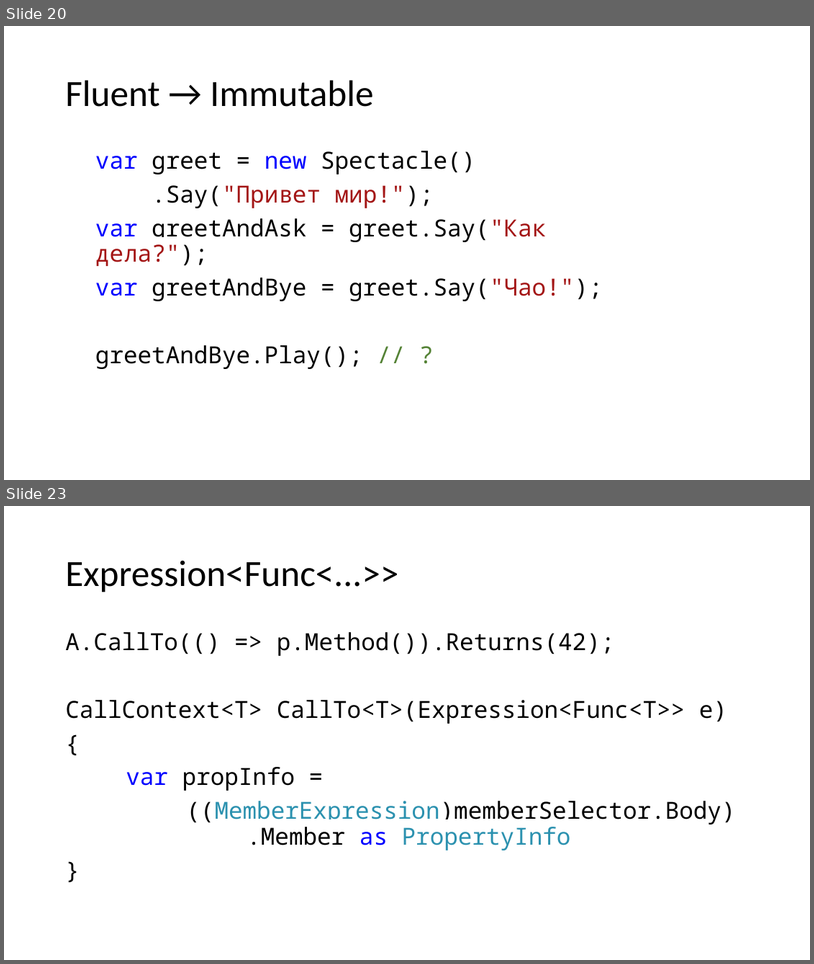
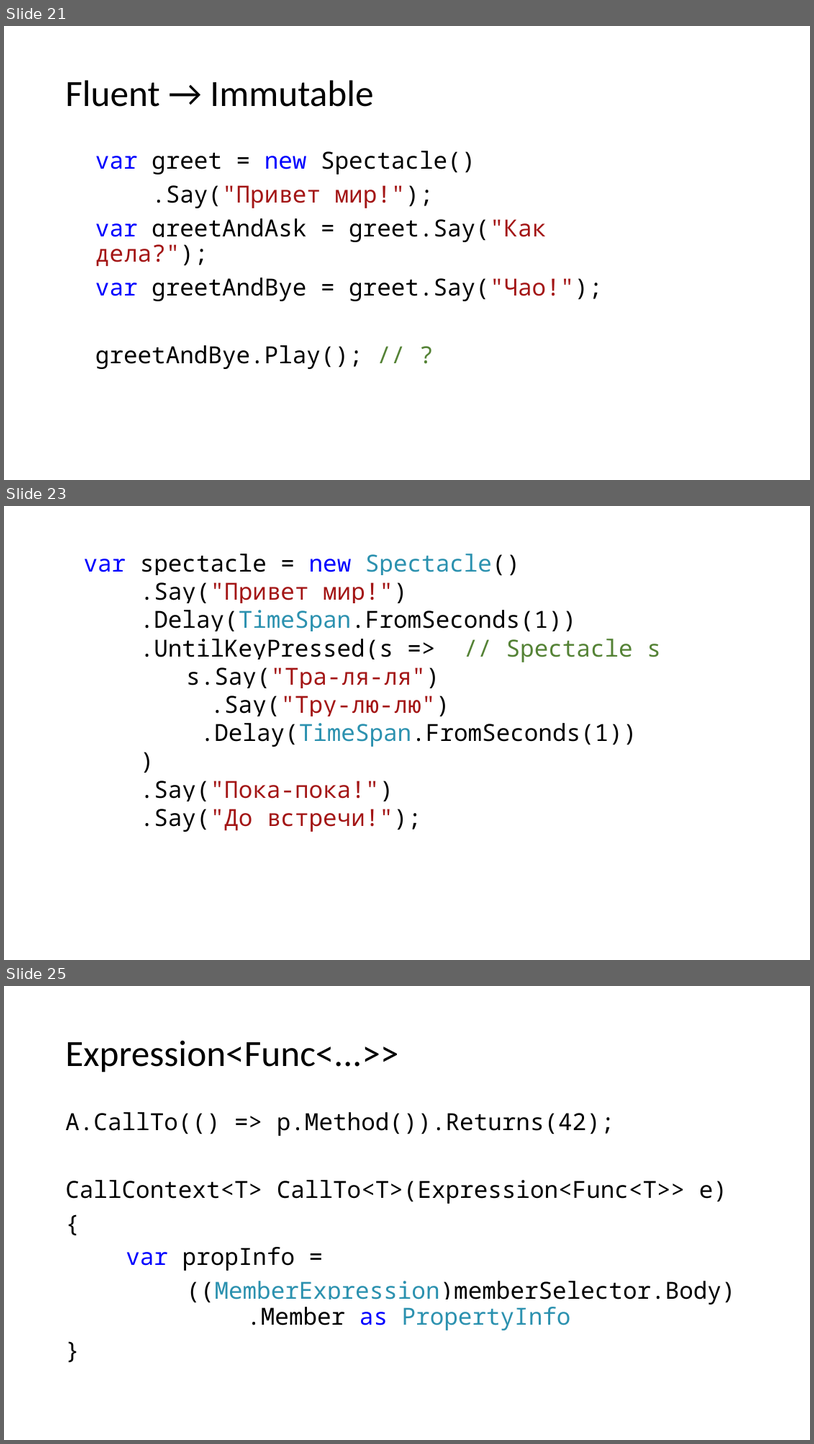
Before and after one commit to kontur-courses/fluent-api, a slide deck: fluent-api.pptx. Shown one above the other, each under a label of ours: slides 20 and 23 before the commit, slides 21, 23 and 25 after it; the slides between them are not shown. The pictures are 814x964 and 814x1444 pixels, drawn with LibreOffice and Linux fonts; fonts in the diff are those of the drawing. Boxes give left, top, right and bottom in pixels: in the first picture for what was removed or moved away, otherwise in the second. Text is boxed around its words. In the diff, an @@ line names an element or a change of style, - is before the commit and + after.

```diff
--- a/fluent-api.pptx
+++ b/fluent-api.pptx
@@ slide 23 added at (4,506,810,960), background #FFFFFF @@
@@ text added at (84,554,661,831), 28 pt, text #000000 @@
+var spectacle = new Spectacle()
+.Say("Привет мир!")
+.Delay(TimeSpan.FromSeconds(1))
+.UntilKeyPressed(s => // Spectacle s
+s.Say("Тра-ля-ля")
+.Say("Тру-лю-лю")
+.Delay(TimeSpan.FromSeconds(1))
+)
+.Say("Пока-пока!")
+.Say("До встречи!");
@@ what was slide 20 is now slide 21 @@
@@ what was slide 23 is now slide 25 @@
```
Also in this commit, not shown: 2 slides changed, 1 other slide added.
